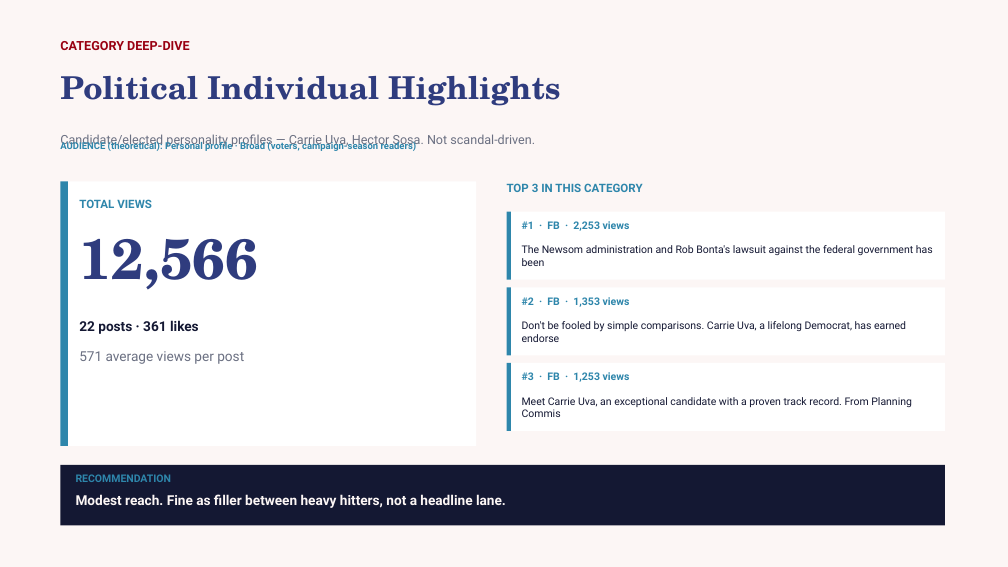
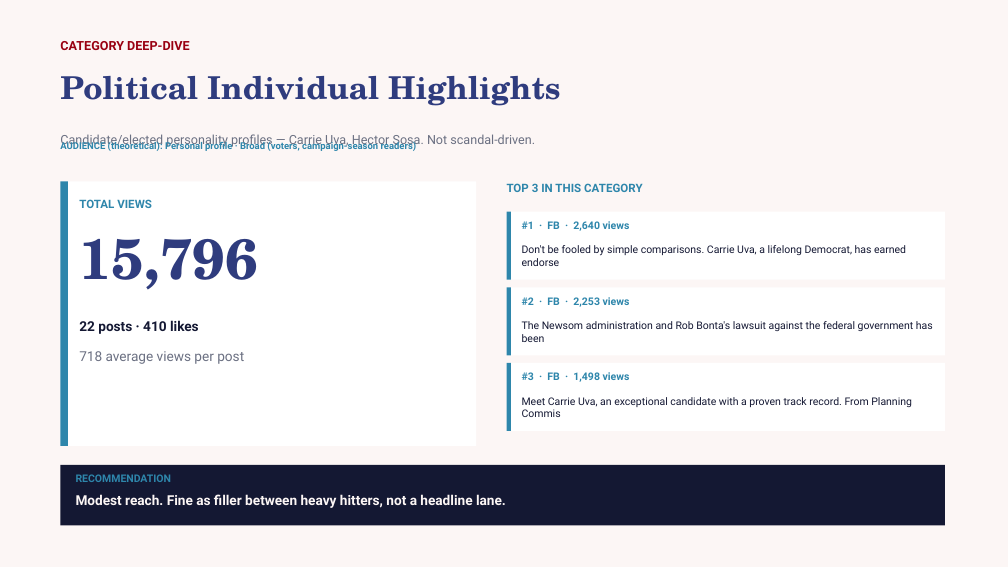
Before and after one commit to zvmmer/talking-downey-kpis, a slide deck: slide 15 of SPONSOR_CONTENT_REPORT.pptx. Drawn at 1008x567 pixels with LibreOffice and Linux fonts; fonts in the diff are those of the drawing. Boxes give left, top, right and bottom in pixels: in the first picture for what was removed or moved away, otherwise in the second. Text is boxed around its words. In the diff, an @@ line names an element or a change of style, - is before the commit and + after.

```diff
--- a/SPONSOR_CONTENT_REPORT.pptx
+++ b/SPONSOR_CONTENT_REPORT.pptx
@@ text at <box>79,239,257,290</box>: text changed @@
-12,566
+15,796
@@ text at <box>522,221,630,231</box>: text changed @@
-#1 · FB · 2,253 views
+#1 · FB · 2,640 views
@@ text "Don't be fooled by simple ...": place and size @@
-text "Don't be fooled by simple ..." at <box>522,321,906,342</box>
+text "Don't be fooled by simple ..." at <box>522,245,906,266</box>
@@ text at <box>522,297,630,307</box>: text changed @@
-#2 · FB · 1,353 views
+#2 · FB · 2,253 views
@@ text at <box>79,320,199,334</box>: text changed @@
-22 posts · 361 likes
+22 posts · 410 likes
@@ text "The Newsom administration and Rob ...": place and size @@
-text "The Newsom administration and Rob ..." at <box>522,245,933,266</box>
+text "The Newsom administration and Rob ..." at <box>522,321,933,342</box>
@@ text at <box>79,351,244,364</box>: text changed @@
-571 average views per post
+718 average views per post
@@ text at <box>522,372,630,382</box>: text changed @@
-#3 · FB · 1,253 views
+#3 · FB · 1,498 views
```
Also in this commit, not shown: 14 other slides changed, 5 other files.
